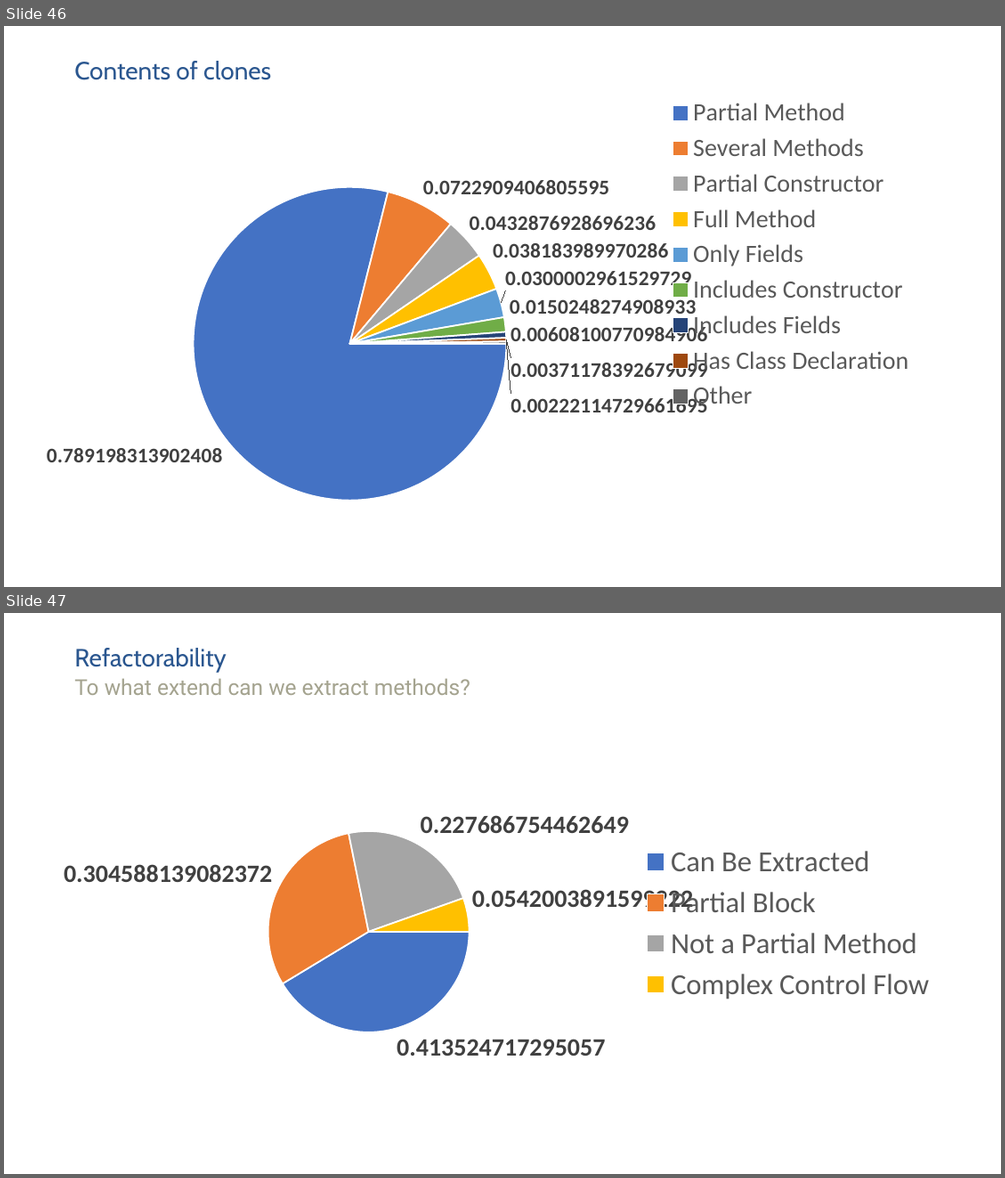
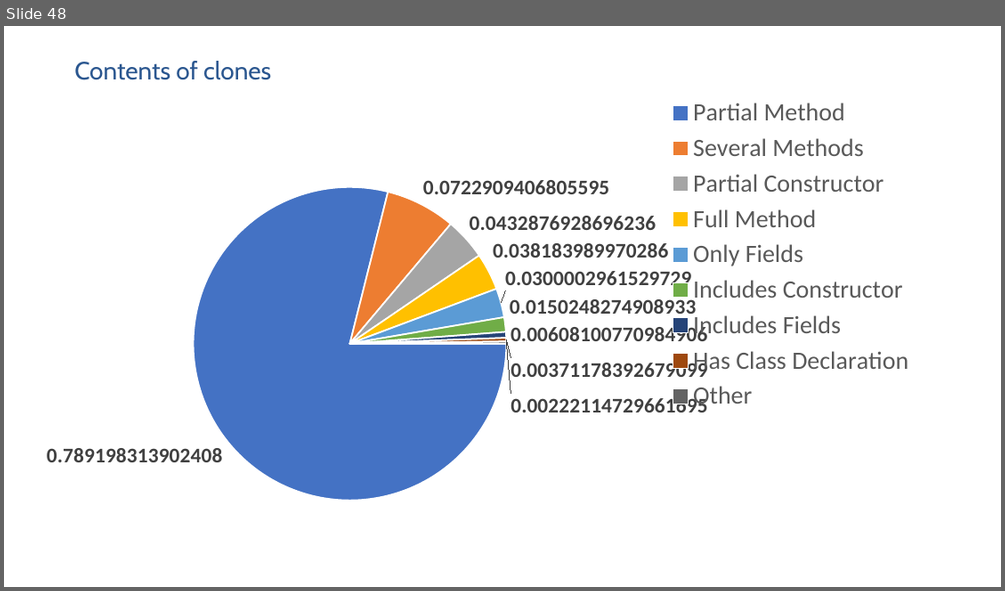
Before and after one commit to SimonBaars/Master-Thesis-Simon-Baars, a slide deck: presentations/FinalPresentation.odp. Shown one above the other, each under a label of ours: slides 46 and 47 before the commit, slide 48 after it. The pictures are 1005x1178 and 1005x591 pixels, drawn with LibreOffice and Linux fonts; fonts in the diff are those of the drawing. Boxes give left, top, right and bottom in pixels: in the first picture for what was removed or moved away, otherwise in the second. Text is boxed around its words. In the diff, an @@ line names an element or a change of style, - is before the commit and + after.

```diff
--- a/presentations/FinalPresentation.odp
+++ b/presentations/FinalPresentation.odp
@@ slide 47 removed at (x1=4, y1=613, x2=1001, y2=1174), background #FFFFFF @@
@@ free removed at (x1=74, y1=643, x2=922, y2=675) @@
-Refactorability
@@ free removed at (x1=74, y1=675, x2=922, y2=707) @@
-To what extend can we extract methods?
@@ pie chart removed at (x1=53, y1=714, x2=985, y2=1159) @@
-categories: Can Be Extracted, Partial Block, Not a Partial Method, Complex Control Flow
-Series 1: 0.413525, 0.304588, 0.227687, 0.0542
@@ what was slide 46 is now slide 48 @@
```
Also in this commit, not shown: 2 slides changed, 6 slides added, 3 other slides removed.
